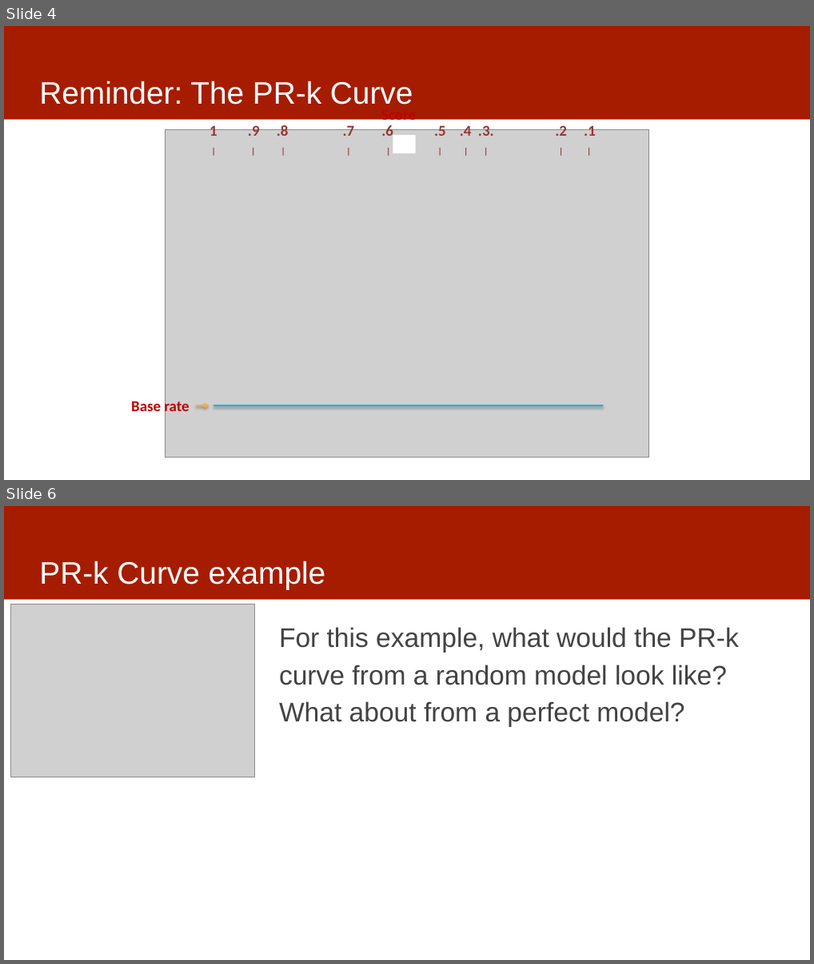
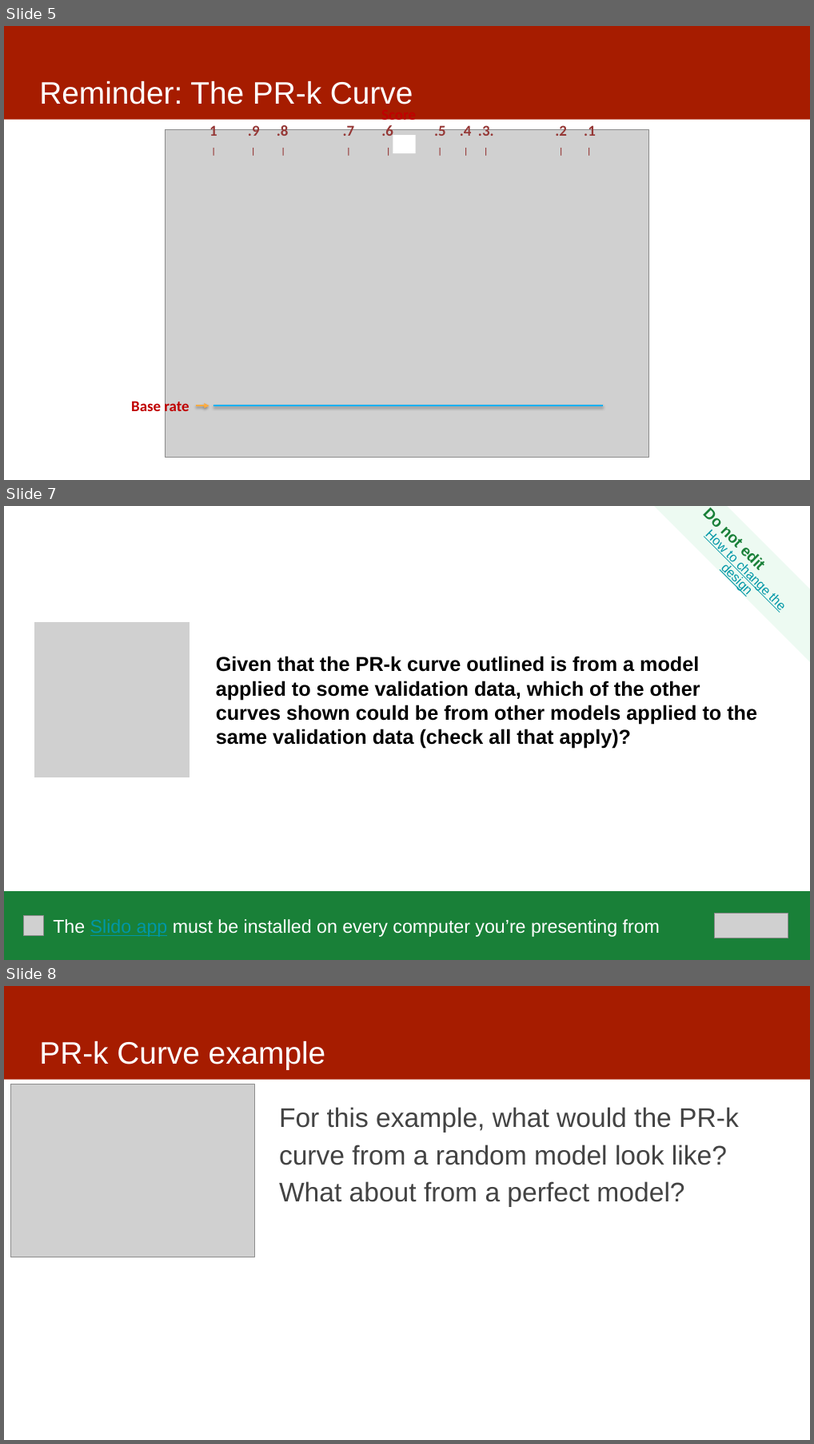
Before and after one commit to dssg/MLinPractice, a slide deck: Lectures/Lecture7-Features.pptx. Shown one above the other, each under a label of ours: slides 4 and 6 before the commit, slides 5, 7 and 8 after it; the slides between them are not shown. The pictures are 814x964 and 814x1444 pixels, drawn with LibreOffice and Linux fonts; fonts in the diff are those of the drawing; grey boxes stand for pictures. Boxes give left, top, right and bottom in pixels: in the first picture for what was removed or moved away, otherwise in the second. Text is boxed around its words. In the diff, an @@ line names an element or a change of style, - is before the commit and + after.

```diff
--- a/Lectures/Lecture7-Features.pptx
+++ b/Lectures/Lecture7-Features.pptx
@@ slide 7 added at [4, 506, 810, 960], background #FFFFFF @@
@@ trapezoid added at [654, 506, 810, 662], fill #EDFAF2, 15.4 pt, text #0097A7, underline @@
+Do not edit
+How to change the design
@@ rectangle added at [210, 572, 771, 828], outline #FFFFFF 2 pt, 24 pt, text #000000, bold @@
+Given that the PR-k curve outlined is from a model applied to some validation data, which of the other curves shown could be from other models applied to the same validation data (check all that apply)?
@@ picture added at [34, 621, 190, 778] @@
@@ rectangle added at [4, 891, 810, 960], fill #198038, 22.1 pt, text #FFFFFF @@
+The Slido app must be installed on every computer you’re presenting from
@@ picture added at [715, 913, 789, 938] @@
@@ picture added at [23, 916, 42, 935] @@
@@ what was slide 4 is now slide 5 @@
@@ what was slide 6 is now slide 8 @@
```
Also in this commit, not shown: 3 slides changed, 2 other slides added.
